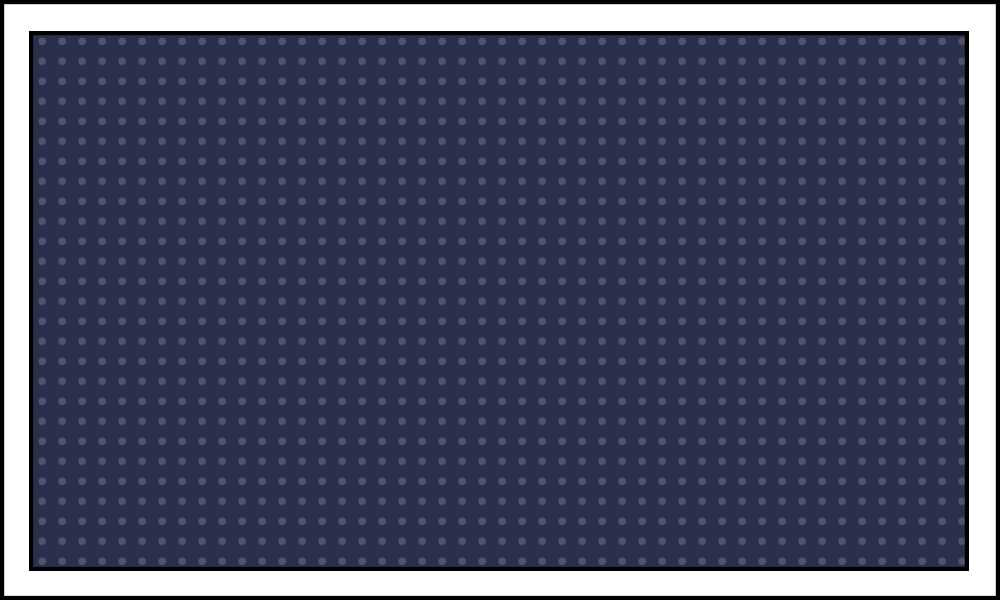
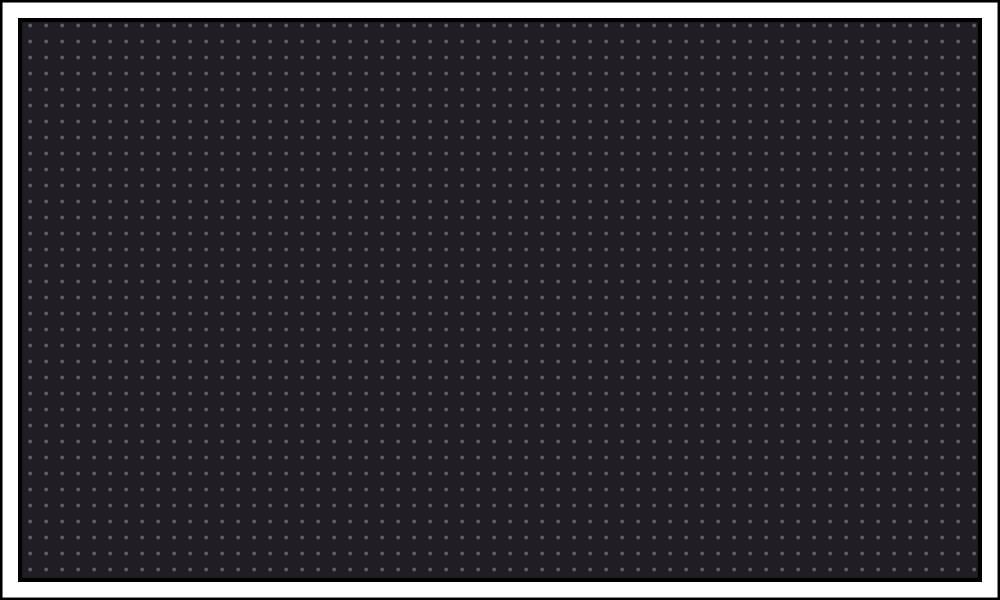
Comparing the layer stacks of the two 1000 × 600 images. Changes:
painted on "Rectangle 1 copy" over [18, 18, 982, 582]
painted on "Rectangle 1" over [2, 2, 998, 598]
